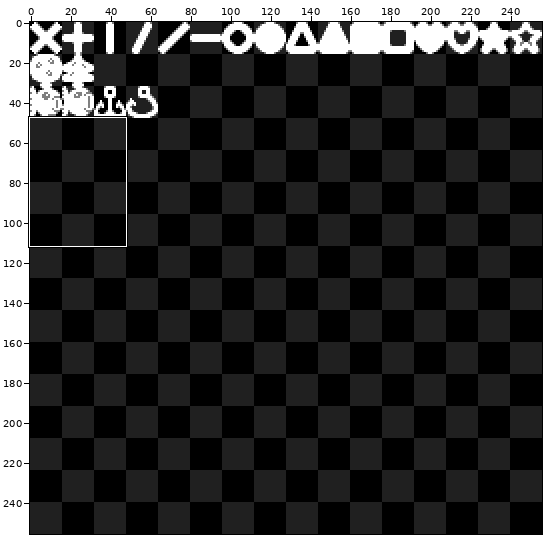
Pixel-art file: framework/glyphs.ase. The picture above shows the old version from afar; the outline marks the close-up.
Close-up. As it was:
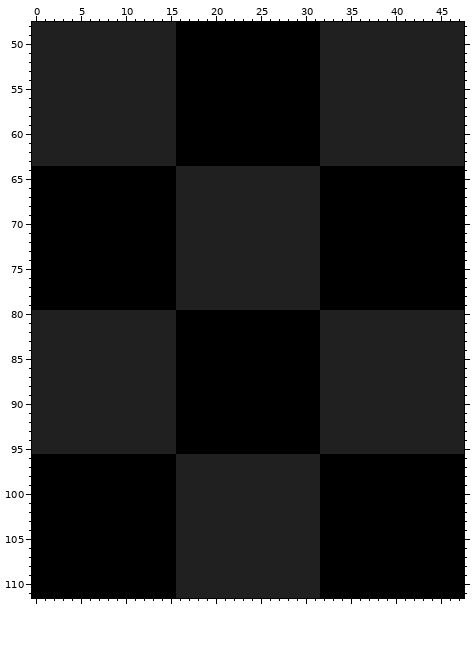
256x256 pixels, 1 frame. Shown: x 0..47, y 48..111.
And afterwards:
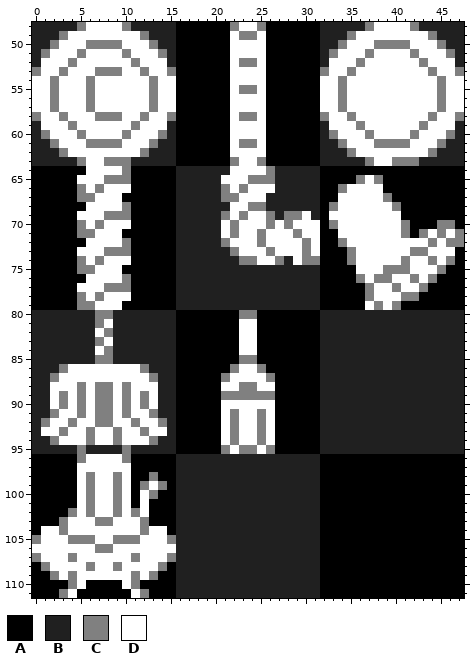
Palette (. is transparent): A #000000  B #202020  C #808080  D #ffffff
Commit message: Made glyphs too
The edit:
Changed rows in their new state; - is an unchanged pixel.
Layer "main":
first column x 0:
 48 -----CDDDDC-----------CDDC-----------CDDDDC-----
 49 ---CDDDDDDDDC---------DCCD---------CDDDDDDDDC---
 50 --CDDDCCCCDDDC--------DDDD--------CDDDCCCCDDDC--
 51 -CDDDCDDDDCDDDC-------DDDD-------CDDDCDDDDCDDDC-
 52 -DDDCDDDDDDCDDD-------DCCD-------DDDCDDDDDDCDDD-
 53 CDDCDDDCCCDDCDDC------DDDD------CDDCDDDDDDDDCDDC
 54 DDCDDDCDDDDDDCDD------DDDD------DDCDDDDDDDDDDCDD
 55 DDCDDDCDDDDDDCDD------DCCD------DDCDDDDDDDDDDCDD
 56 DDCDDDCDDDDDDCDD------DDDD------DDCDDDDDDDDDDCDD
 57 DDCDDDCDDDDDDCDD------DDDD------DDCDDDDDDDDDDCDD
 58 CDDCDDDCCCDDCDDC------DCCD------CDDCDDDDDDDDCDDC
 59 -DDDCDDDDDDCDDD-------DDDD-------DDDCDDDDDDCDDD-
 60 -CDDDCDDDDCDDDC-------DDDD-------CDDDCDDDDCDDDC-
 61 --CDDDCCCCDDDC--------DCCD--------CDDDCCCCDDDC--
 62 ---CDDDDDDDDC---------DDDD---------CDDDDDDDDC---
 63 -----CDDCCC-----------CDDC-----------CDDCCC-----
 64 ------DDDDC-----------DDDDC---------------------
 65 -----DDDCCC----------DDDCCC---------CDC---------
 66 -----CDCDDD----------CDCDDD-------CDDDD---------
 67 -----CCDDD-----------CCDDD--------DDDDDC--------
 68 ------DDDDC-----------DDCC-------CDDDDDDC-------
 69 -----DDDCCC----------CDCDDC-CCD--DDDDDDDD-------
 70 -----CDCDDD----------DCDDDCDCDDD-CDDDDDDDC---CC-
 71 -----CCDDD-----------DCDDCDDDCDD--DDDDDDDC-CDCDC
 72 ------DDDDC----------CDDDCDDDDCD--CDDDDDDDDDCDCC
 73 -----DDDCCC-----------CDDDCDDDCD---CDDDDDDCCDDD-
 74 -----CDCDDD------------CCDDC-DCC---CDDDDDCDDCDC-
 75 -----CCDDD--------------------------DDDCCCDDDC--
 76 ------DDDDC-------------------------CDCCDDCDC---
 77 -----DDDCCC--------------------------CDDCDDC----
 78 -----CDCDDD--------------------------CDDDCC-----
 79 -----CCDDD---------------------------DCDC-------
 80 -------CC--------------CC-----------------------
 81 -------CD--------------DD-----------------------
 82 -------DC--------------DD-----------------------
 83 -------CD--------------DD-----------------------
 84 -------DC--------------DD-----------------------
 85 -------CC--------------CC-----------------------
 86 ---CDDDDDDDDC---------CDDC----------------------
 87 --CDDDDDDDDDDC-------CDDDDC---------------------
 88 --DDDCDCCDCDDD-------DDCCDD---------------------
 89 --DCDCDCCDCDCD-------CCCCCC---------------------
 90 --DCDCDCCDCDCD-------DDDDDD---------------------
 91 --CDDCDCCDCDDC-------DCDDCD---------------------
 92 -CDDCDDCCDDCDDC------DCDDCD---------------------
 93 -DDCDDCDDCDDCDD------DCDDCD---------------------
 94 --CDDDCDDCDDDC-------DCDDCD---------------------
 95 -----C----C----------CDCCDC---------------------
 96 -----CDDDDC-------------------------------------
 97 -----DDDDDD-------------------------------------
 98 -----DCDDCD--C----------------------------------
 99 -----DCDDCD-CDC---------------------------------
100 -----DCDDCD-DC----------------------------------
101 -----DCDDCD-D-----------------------------------
102 ----CDCDDCDCD-----------------------------------
103 ---CDDDCCDDDC-----------------------------------
104 -DDCDDDDDDDDCDD---------------------------------
105 CDDDCCCDDCCCDDDC--------------------------------
106 DDDDDDDCCDDDDDDD--------------------------------
107 CDDDCDDDDDDCDDDC--------------------------------
108 -CDDDDCDDCDDDDC---------------------------------
109 --CDCDDDDDDCDC----------------------------------
110 ----CD----DC------------------------------------
111 ---CD------DC-----------------------------------
Where, in picture pixels (left, top, right, bottom), the same in both close-ups:
changed: (32, 22, 176, 598)
changed: (221, 22, 464, 310)
changed: (221, 310, 275, 454)
